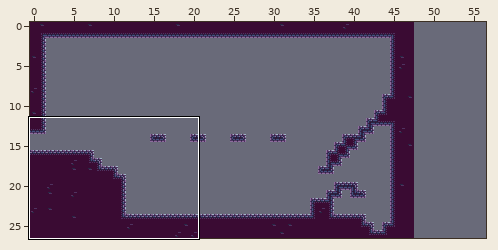
An edit to a level. LDtk project, docs/map/instruction.ldtk. Above, an overview of the earlier version with the close-up marked.
Close-up. Before the edit:
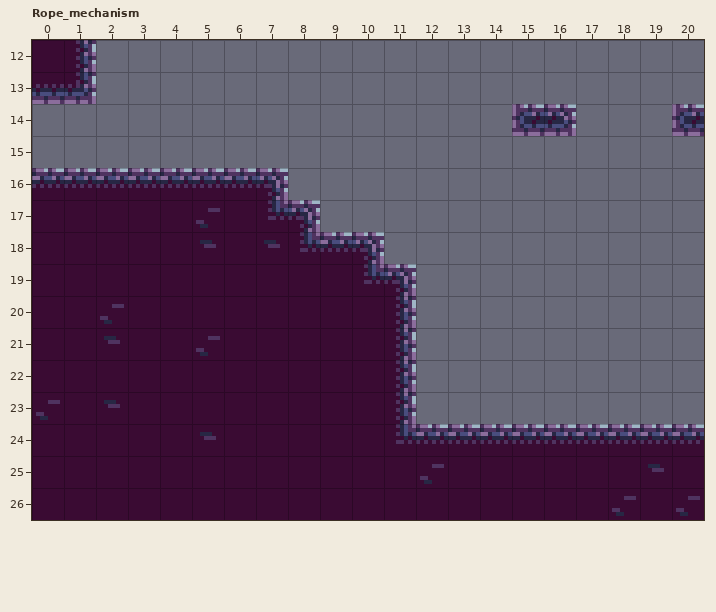
Cells are 8x8 px. Shown: Rope_mechanism x 0..20, y 12..26. The commit also changed other parts of the map, which this record leaves out. The old version is drawn lined up with the new one.
The result:
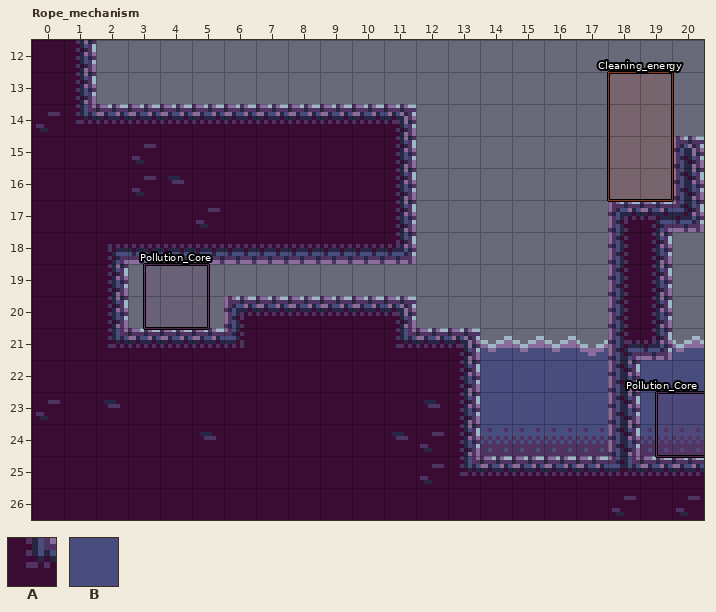
Key: from "Collisions": A 1 "ground", B 3 "toxic_poor".
_ is an empty cell.
Objects are placed by their top-left corner, in cells (3,4 is the top-left corner of cell 3,4); size is 1x1 cell unless given.
Edits made:
map size 48x27 -> 57x27 cells
Layer "Collisions":
The edit adds tile A in row 14 at x 0 to 11; in row 15 at x 0 to 11 and 20; in row 16 at x 8 to 11 and 20; in row 17 at x 9 to 11 and 18 to 20; in row 18 at x 11 and 18 to 19; in rows 19 to 20 at x 18 to 19.
The edit adds tile A in row 21 at x 12 to 13 and 18 to 19; in rows 22 to 23 at x 12 to 13 and 18.
Tile A gives way to tile B in row 24 at x 14 to 17 and 19 to 20.
The edit adds tile B in row 21 at x 14 to 17 and 20; in rows 22 to 23 at x 14 to 17 and 19 to 20.
The author cleared tile A in row 14 at x 15 to 16 and 20; in row 19 at x 3 to 11; in row 20 at x 3 to 5.
Layer "Entities":
A new object: "Pollution_Core" rectangle at 3.5,19 size 2x2.
A new object: "Pollution_Core" rectangle at 19.5,23 size 2x2.
A new object: "Cleaning_energy" rectangle at 18,13 size 2x4.
